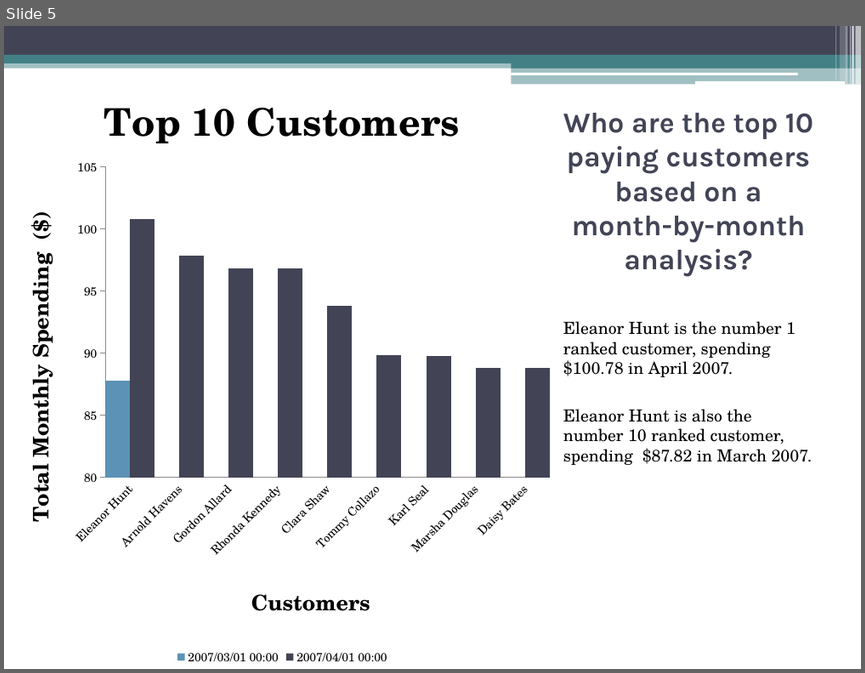
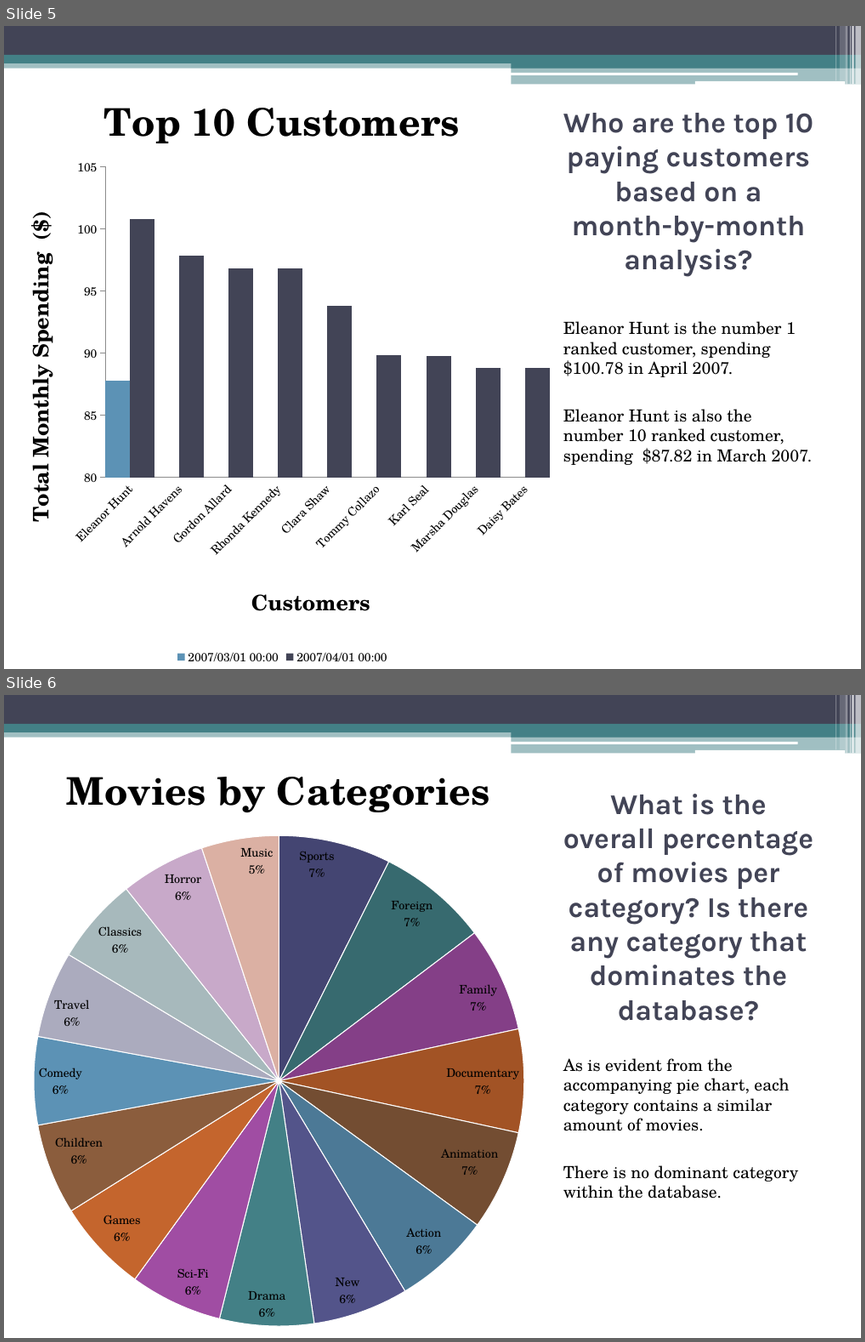
Before and after one commit to RaeezAhmedMoosa/udacity-p4ds-moviesDB, a slide deck: slideshow/movies-db-slideshow.pptx. Shown one above the other, each under a label of ours: slide 5 before the commit, slides 5 and 6 after it. The pictures are 865x673 and 865x1342 pixels, drawn with LibreOffice and Linux fonts; fonts in the diff are those of the drawing. Boxes give left, top, right and bottom in pixels: in the first picture for what was removed or moved away, otherwise in the second. Text is boxed around its words. In the diff, an @@ line names an element or a change of style, - is before the commit and + after.

```diff
--- a/slideshow/movies-db-slideshow.pptx
+++ b/slideshow/movies-db-slideshow.pptx
@@ slide 6 added at (4, 695, 861, 1338), background #FFFFFF; not listed: 13 template elements that a slide beside it also shows @@
@@ pie chart added at (4, 739, 554, 1338) @@
+title "Movies by Categories "
+categories: Sports, Foreign, Family, Documentary, Animation, Action, New, Drama, Sci-Fi, Games, Children, Comedy, Travel, Classics, Horror, Music
+Series 1: 7, 7, 7, 7, 7, 6, 6, 6, 6, 6, 6, 6, 6, 6, 6, 5
@@ title added at (563, 794, 813, 1021), 24 pt, text #424456, bold @@
+What is the overall percentage of movies per category? Is there any category that dominates the database?
@@ text added at (563, 1058, 798, 1198), 14 pt, text #000000 @@
+As is evident from the accompanying pie chart, each category contains a similar amount of movies.
+There is no dominant category within the database.
```
Also in this commit, not shown: 1 slide changed.
